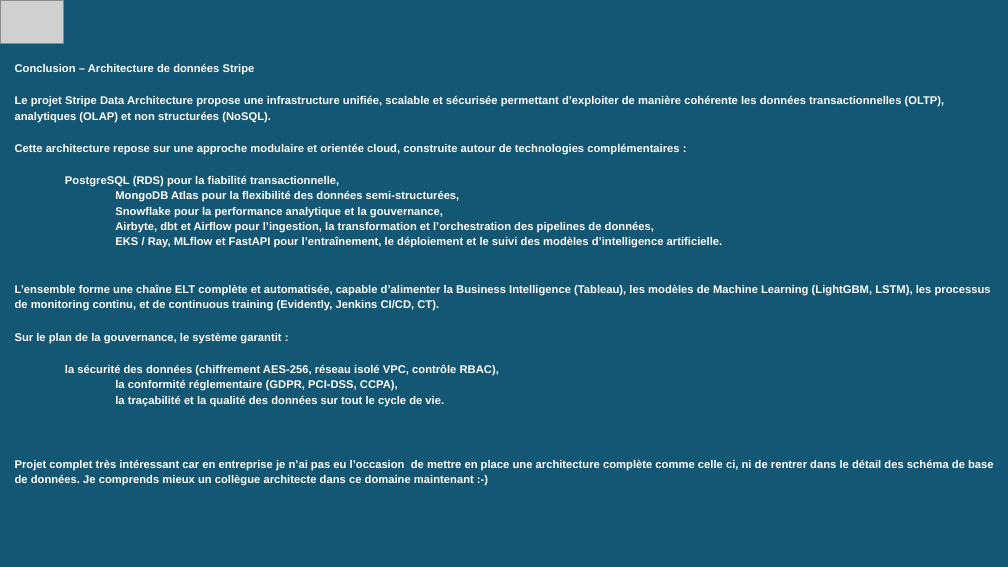
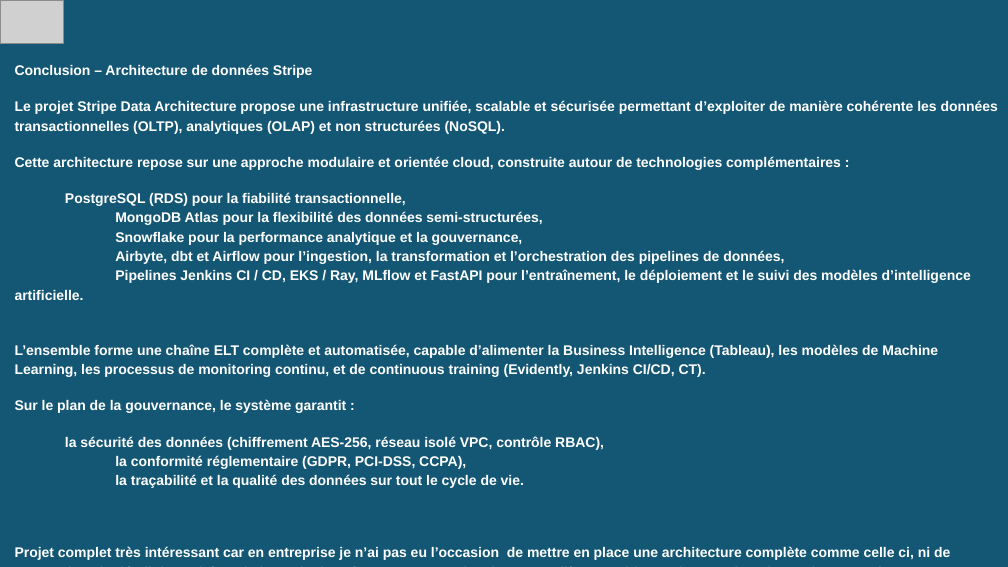
Before and after one commit to aurelienchalm/LDS_block_2_lead, a slide deck: slide 25 of LDS_Block_2_Lead.pptx. Drawn at 1008x567 pixels with LibreOffice and Linux fonts; fonts in the diff are those of the drawing; grey boxes stand for pictures. Boxes give left, top, right and bottom in pixels: in the first picture for what was removed or moved away, otherwise in the second. Text is boxed around its words. In the diff, an @@ line names an element or a change of style, - is before the commit and + after.

```diff
--- a/LDS_Block_2_Lead.pptx
+++ b/LDS_Block_2_Lead.pptx
@@ title at box(15, 64, 998, 560): size 8 to 10 pt in "Conclusion – Architecture de données Stripe", "Le projet Stripe Data Architecture propose une ...", "Cette architecture repose sur une approche modulaire ...", "Sur le plan de la gouvernance, le ..." and 2 more places @@
@@ title at box(15, 192, 971, 377): text changed; size 8 to 10 pt @@
-PostgreSQL (RDS) pour la fiabilité transactionnelle,
-MongoDB Atlas pour la flexibilité des données semi-structurées,
-Snowflake pour la performance analytique et la gouvernance,
-Airbyte, dbt et Airflow pour l’ingestion, la transformation et l’orchestration des pipelines de données,
-EKS / Ray, MLflow et FastAPI pour l’entraînement, le déploiement et le suivi des modèles d’intelligence artificielle.
-L’ensemble forme une chaîne ELT complète et automatisée, capable d’alimenter la Business Intelligence (Tableau), les modèles de Machine Learning (LightGBM, LSTM), les processus de monitoring continu, et de continuous training (Evidently, Jenkins CI/CD, CT).
+PostgreSQL (RDS) pour la fiabilité transactionnelle,
+MongoDB Atlas pour la flexibilité des données semi-structurées,
+Snowflake pour la performance analytique et la gouvernance,
+Airbyte, dbt et Airflow pour l’ingestion, la transformation et l’orchestration des pipelines de données,
+Pipelines Jenkins CI / CD, EKS / Ray, MLflow et FastAPI pour l’entraînement, le déploiement et le suivi des modèles d’intelligence artificielle.
+L’ensemble forme une chaîne ELT complète et automatisée, capable d’alimenter la Business Intelligence (Tableau), les modèles de Machine Learning, les processus de monitoring continu, et de continuous training (Evidently, Jenkins CI/CD, CT).
```
Also in this commit, not shown: 6 other slides changed, 11 other files.
